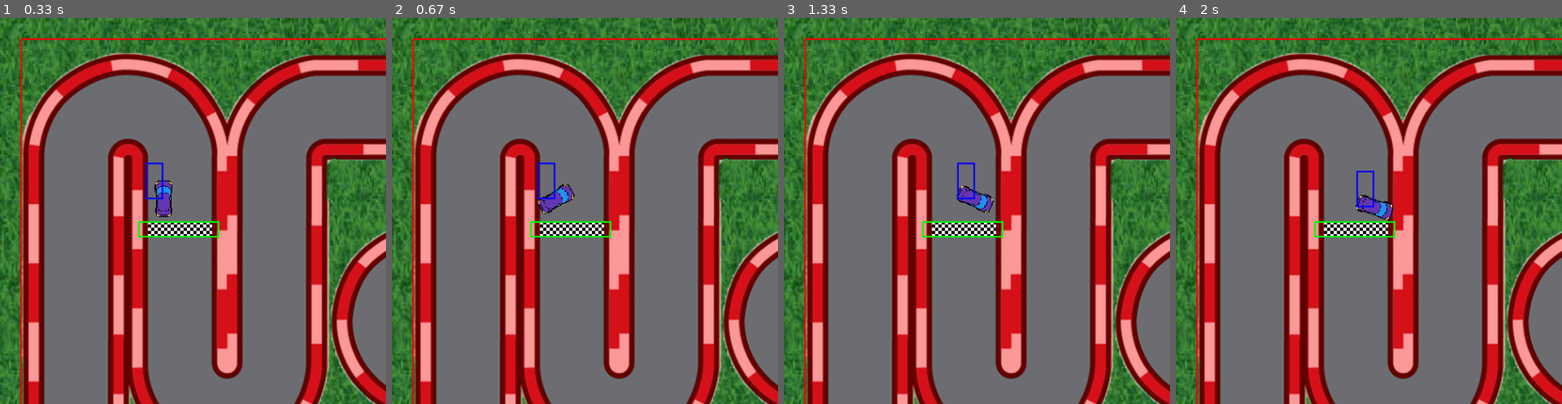
Above: before the commit, frames 1-4 (left to right).
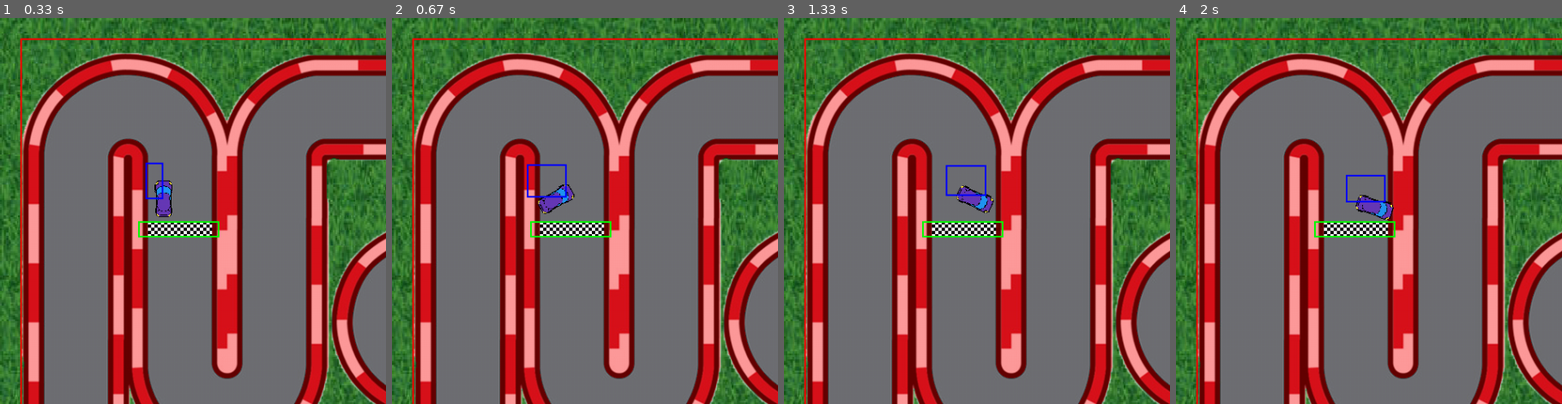
Above: after the commit, the same moments.

Repository: AmirmasoudCS/Pygame-Course
Game: pygame game, started from project_04/main.py
Same seed, same stepped clock (60 frames per second), same inputs: the game is played once before the commit and once after it.
Inputs:
- Up to frame 1 (0.33 s): no input
- Up to frame 2 (0.67 s): hold D from 0.33 s (still down)
- Up to frame 3 (1.33 s): release D at 0.8 s; hold W 0.83-1.13 s; hold D from 1.17 s (still down)
- Up to frame 4 (2 s): release D at 1.63 s; hold A from 1.67 s (still down)
The pictures show only the part of the screen within x 0-50%, y 0-50%; the shares and areas given below are measured in that part.

Frame 1 is identical in both runs. In frame 2, 0.4% of the frame differs, in the area x 34-46%, y 37-48%; in frame 3, 0.4%, in the area x 41-53%, y 37-48%; in frame 4, 0.3%.

Commit message:
Taking into consideration the rotation of the car

Diff:
--- a/project_04/main.py
+++ b/project_04/main.py
@@ -133,8 +133,15 @@
     # Show finish rectangle
     pygame.draw.rect(window, (0, 255, 0), FINISH_RECT, 2)
 
-    # Show car rectangle
-    car_rect = player_car.img.get_rect(center=(player_car.x, player_car.y))
+    # Actual rotated car rectangle
+    rotated_image = pygame.transform.rotate(
+        player_car.img,
+        player_car.angle
+    )
+    car_rect = rotated_image.get_rect(
+        center=(player_car.x, player_car.y)
+    )
+
     pygame.draw.rect(window, (0, 0, 255), car_rect, 2)
 
     pygame.display.update()
